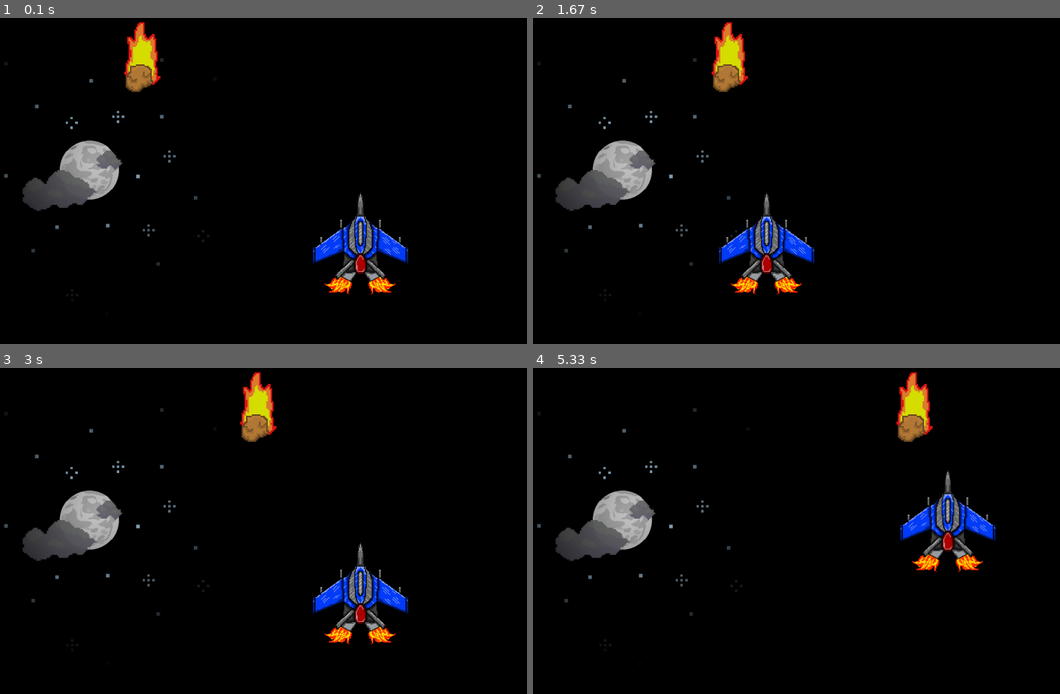
Above: before the commit, frames 1-4 (two rows, left to right).
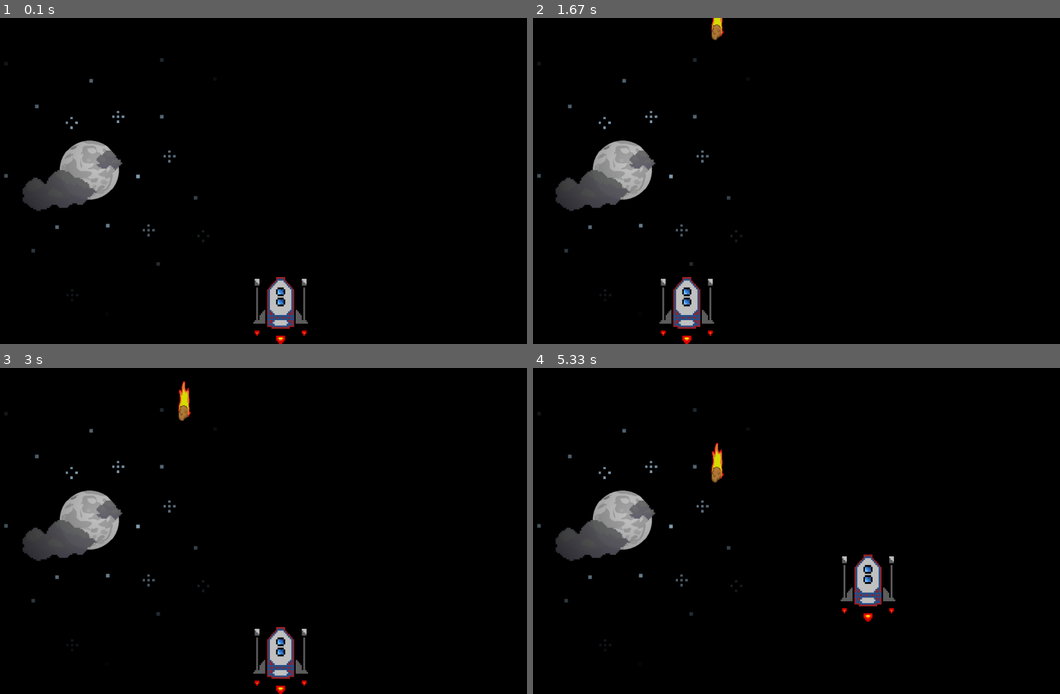
Above: after the commit, the same moments.

Repository: ThomasTSolda/Pygame
Game: pygame game, started from jogo.py
Same seed, same stepped clock (60 frames per second), same inputs: the game is played once before the commit and once after it.
Inputs:
- Up to frame 1 (0.1 s): no input
- Up to frame 2 (1.67 s): hold Left 0.33-0.87 s; hold Down 0.9-1.2 s; tap Space at 0.97, 1.3, 1.6 s; hold Left 1.23-1.63 s
- Up to frame 3 (3 s): hold Up 1.67-2.03 s; tap Space at 1.73, 2.13, 2.43, 2.8 s; hold Right 2.07-2.7 s; hold Down from 2.73 s (still down)
- Up to frame 4 (5.33 s): release Down at 3.1 s; hold Left 3.13-3.6 s; tap Space at 3.2, 3.5, 3.7, 4, 4.2, 4.53, 4.83, 5.03 s; hold Right 3.63-4.1 s; hold Up 4.13-4.43 s; hold Right 4.47-4.93 s; hold Left from 4.97 s (still down)

The runs differ from the first frame. In frame 1, 4.2% of the frame differs, in the area x 23-78%, y 1-100%; in frame 2, 4.3%; in frame 3, 4.4%; in frame 4, 4.5%, in the area x 33-88%, y 1-78%.

Commit message:
Colisao e Pontuacao

Diff:
--- a/jogo.py
+++ b/jogo.py
@@ -5,42 +5,55 @@
 
 display_largura = 1600
 display_altura = 900
+tamanho_tela=(display_largura, display_altura)
 
 
 pygameDisplay = pygame.display
 pygameDisplay.set_caption("Comet Space Ship")
 
-gameDisplay = pygame.display.set_mode((display_largura, display_altura))
+gameDisplay = pygame.display.set_mode(tamanho_tela)
 gameEvents = pygame.event
 clock = pygame.time.Clock()
 
-icone = pygame.image.load("assets/icon.png")
+icone = pygame.image.load("resources/icon.png")
 pygameDisplay.set_icon(icone)
 
 white = (255, 255, 255)
 
-background = pygame.image.load("assets/bg.jpg")
+background = pygame.image.load("resources/bg.jpg")
 
+def perdeu(pontos):
+    gameDisplay.blit(background, (0,0))
+    pygame.mixer.music.stop()
+    fonte = pygame.font.Font("freesansbold.ttf", 25)
+    texto = fonte.render("Pontos: "+str(pontos), True, white)
+    gameDisplay.blit(texto, (450, 90))
+    fonteContinue = pygame.font.Font("freesansbold.ttf", 20)
+    textoContinue = fonteContinue.render("press enter to restart", True, white)
+    gameDisplay.blit(textoContinue, (575,115))
+
+    pygameDisplay.update()
 
 def game():
     gameplay = True
-    movimentoXMeteoro = random.randrange(0, display_altura)
-    movimentoYMeteoro = 0
-    velocidade = 10
+    movimentoXMeteoro = movimentoX = random.randrange(0, display_largura)
+    movimentoYMeteoro = -150
+    velocidade = 5
     direcao = True
-    posicaoXNave = 850
-    posicaoYNave = 400
+    posicaoXNave = 740
+    posicaoYNave = 750
     movimentoXNave = 0
     movimentoYNave = 0
     pontos = 0
-    meteoro = pygame.image.load("assets/meteoro.png")
-    meteoro = pygame.transform.scale(meteoro, (208,240))
-    nave = pygame.image.load("assets/nave.jpg")
-    nave = pygame.transform.scale(nave, (397,561.5))
-    larguraNave = 397
-    alturaNave = 561.5
-    larguraMeteoro = 208
-    alturaMeteoro = 240
+    pontosMorrer = 0
+    meteoro = pygame.image.load("resources/meteoro.png")
+    meteoro = pygame.transform.scale(meteoro, (72, 136))
+    nave = pygame.image.load("resources/nave.png")
+    nave = pygame.transform.scale(nave, (177, 191))
+    larguraNave = 177
+    alturaNave = 191
+    larguraMeteoro = 72
+    alturaMeteoro = 136
     velocidadeNave = 50
 
     while True:
@@ -76,31 +89,46 @@
                     posicaoYNave = 0
                 elif posicaoYNave > display_altura - alturaNave:
                     posicaoYNave = display_altura - alturaNave
+
                 gameDisplay.fill(white)
                 gameDisplay.blit(background, (0, 0))
                 gameDisplay.blit(nave, (posicaoXNave, posicaoYNave))
                 gameDisplay.blit(
                     meteoro, (movimentoXMeteoro, movimentoYMeteoro))
-                if direcao == True:
-                    if movimentoXMeteoro <= 1600 - larguraMeteoro:
-                        movimentoXMeteoro = movimentoXMeteoro + velocidade
-                    else:
-                        direcao = False
-                        pontos = pontos + 1
-                        movimentoYMeteoro = random.randrange(0, display_altura)
-                        velocidade = velocidade + 1
-                else:
-                    if movimentoXMeteoro >= 0:
-                        movimentoXMeteoro = movimentoXMeteoro - velocidade
-                    else:
-                        direcao = True
-                        pontos += 1
-                        movimentoXMeteoro = random.randrange(0, display_largura)
-                        velocidade = velocidade + 1
 
 
-        pygame.display.update()
-        clock.tick(60)
+                if direcao == True:
+                    if movimentoYMeteoro < 900 :
+                        movimentoYMeteoro = movimentoYMeteoro + velocidade
 
 
+                    else:
+                        movimentoYMeteoro = 0
+                        movimentoXMeteoro = random.randrange(0, display_largura-larguraMeteoro)
+                        velocidade = velocidade + 1
+                        pontos+=1
+
+                #colisão
+                naveRect = nave.get_rect()
+                naveRect.x = posicaoXNave
+                naveRect.y = posicaoYNave
+
+                meteoroRect = meteoro.get_rect()
+                meteoroRect.x = movimentoXMeteoro
+                meteoroRect.y = movimentoYMeteoro-22
+
+                if naveRect.colliderect(meteoroRect) == True:
+                    gameplay = True
+                    pontosMorrer +=1
+                    movimentoYMeteoro = 0
+                    movimentoXMeteoro = random.randrange(0, display_largura)
+                if pontosMorrer == 2:
+                    perdeu(pontos)
+                    gameplay = False
+                else:
+                    direcao = True
+        print(pontos)
+
+        pygameDisplay.update()
+        clock.tick(60)
 game()
Binary file removed: assets/nave.jpg
Renamed: assets/Icon.png -> resources/Icon.png
Renamed: assets/bg.jpg -> resources/bg.jpg
Renamed: assets/meteoro.png -> resources/meteoro.png
Binary file added: resources/nave.png
Not shown, added: resources/OneDrive-2022-06-21 (1).zip
Not shown, added: resources/OneDrive-2022-06-21.zip
